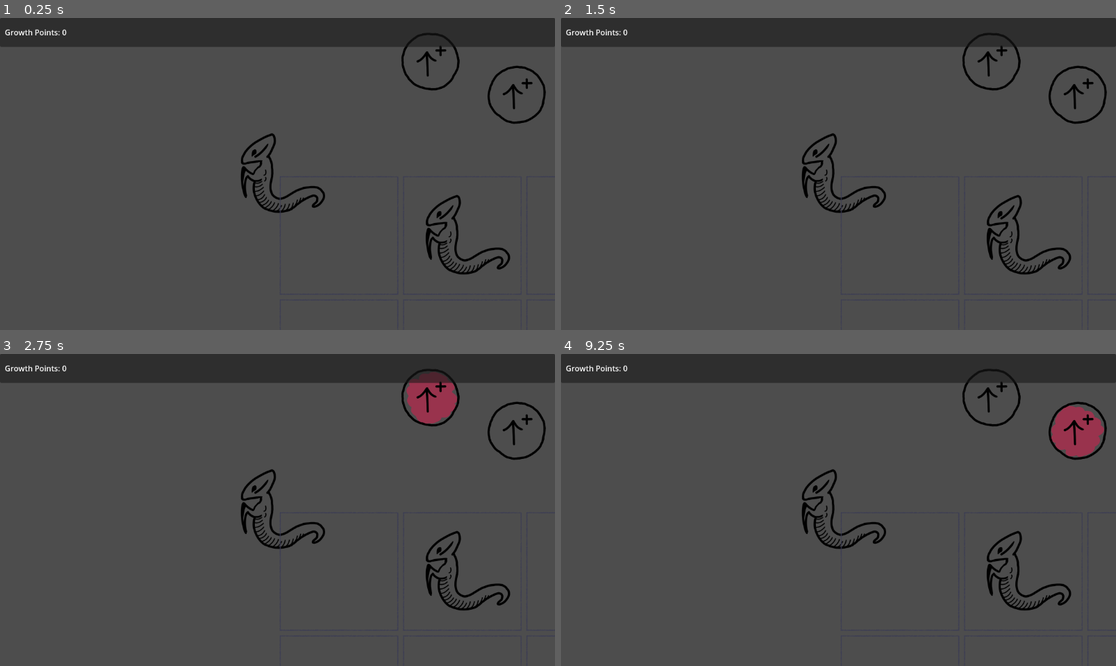
Above: before the commit, frames 1-4 (two rows, left to right).
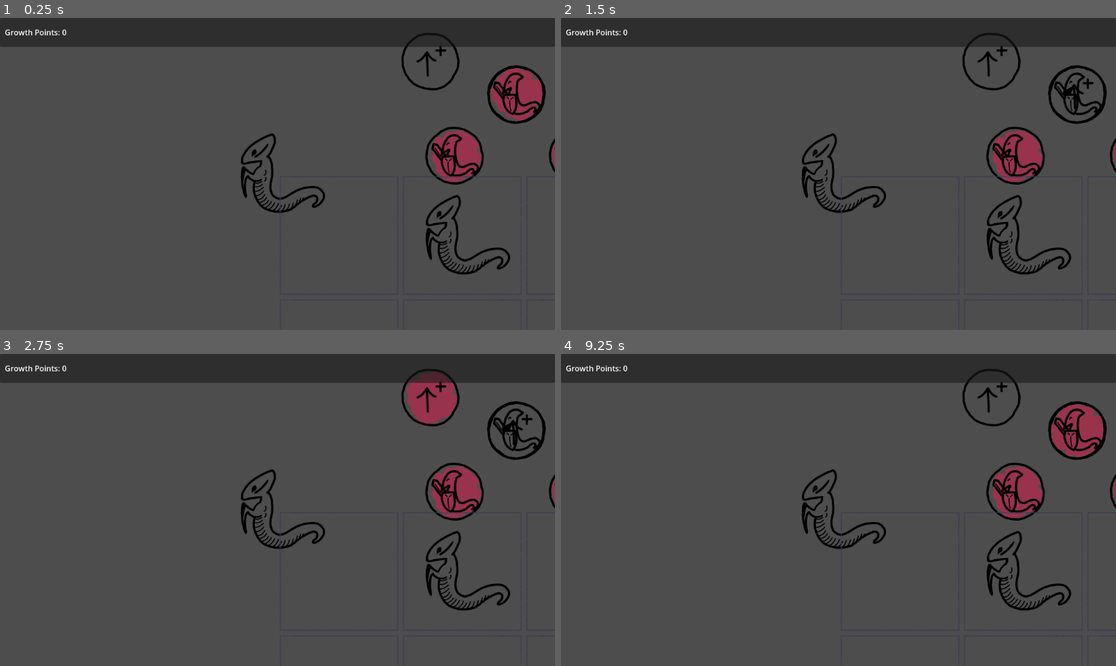
Above: after the commit, the same moments.

Repository: Surreily/slivcremental-mini
Game: Godot game, scene res://scenes/game.tscn
Two runs of this game, one before a commit and one after it. Both use one fixed random seed, a clock stepped at 60 frames per second and the inputs below.
Inputs (mouse positions are in pixels of both pictures, inside the frame that each line leads up to):
- Up to frame 1 (0.25 s): no input
- Up to frame 2 (1.5 s): tap Enter at 0.5 s; drag from (838, 174) to (1077, 96) at 0.52 s; tap Space at 1.25 s; drag from (1077, 96) to (838, 174) at 1.27 s
- Up to frame 3 (2.75 s): tap Enter at 2 s; move the mouse to (432, 397) at 2.02 s; click (432, 397) at 2.17 s
- Up to frame 4 (9.25 s): tap Space at 2.75, 4.25 s; drag from (1021, 572) to (1077, 432) at 2.77 s; tap Enter at 3.5 s; move the mouse to (1005, 556) at 3.52 s; click (1005, 556) at 3.67 s; drag from (672, 463) to (993, 397) at 4.27 s; move the mouse to (866, 510) at 5.02 s; click (866, 510) at 5.17 s; drag from (755, 432) to (899, 572) at 5.77 s; move the mouse to (960, 494) at 6.52 s; click (960, 494) at 6.67 s; drag from (727, 525) to (1021, 572) at 7.27 s; move the mouse to (894, 441) at 8.02 s; click (894, 441) at 8.17 s; drag from (810, 572) to (1077, 432) at 8.77 s

The runs differ from the first frame. In frame 1, 2.7% of the frame differs, in the area x 76-100%, y 15-54%; in frame 2, 1.8%; in frame 3, 1.8%; in frame 4, 2.0%.

Commit message:
Add XML definition for the skill tree, and create importer for it.

Diff:
--- a/scripts/controllers/skill-node-controller.gd
+++ b/scripts/controllers/skill-node-controller.gd
@@ -9,6 +9,9 @@
 @export var costInGrowthPoints: int = 0
 @export var skillTexture: Texture2D = null
 @export var key: String = ""
+
+var title: String
+var description: String
 
 var parent_node: SkillNodeController = null
 var child_node_connections: Array[Line2D] = []
--- /dev/null
+++ b/scripts/data/initialize-skill-tree.gd
@@ -0,0 +1,76 @@
+class_name InitializeSkillTree
+extends RefCounted
+
+var skill_tree_controller: SkillTreeController
+
+func _init(p_skill_tree_controller: SkillTreeController) -> void:
+	skill_tree_controller = p_skill_tree_controller
+
+func initialize() -> void:
+	# Prepare skill node scene.
+	var _skill_node_scene = load("res://scenes/skill-node.tscn")
+
+	var _parser = XMLParser.new()
+	_parser.open("res://data/skills.xml")
+
+	var _depth = 0
+
+	var _current_skill: SkillNodeController
+
+	while _parser.read() != ERR_FILE_EOF:
+
+		if _parser.get_node_type() == XMLParser.NODE_ELEMENT:
+
+			if _parser.get_node_name() == "Skills":
+				if !_parser.is_empty():
+					assert(_depth == 0)
+					_depth = 1
+
+			elif _parser.get_node_name() == "Skill":
+				if !_parser.is_empty():
+					assert(_depth == 1)
+					_depth = 2
+
+				_current_skill = _skill_node_scene.instantiate()
+
+				for i in _parser.get_attribute_count():
+					if _parser.get_attribute_name(i) == "Title":
+						_current_skill.title = _parser.get_attribute_value(i)
+					elif _parser.get_attribute_name(i) == "Description":
+						_current_skill.description = _parser.get_attribute_value(i)
+					elif _parser.get_attribute_name(i) == "X":
+						_current_skill.position.x = _parser.get_attribute_value(i) as float * 128
+					elif _parser.get_attribute_name(i) == "Y":
+						_current_skill.position.y = _parser.get_attribute_value(i) as float * 128
+
+				skill_tree_controller.add_child(_current_skill)
+
+			elif _parser.get_node_name() == "Connections":
+				if !_parser.is_empty():
+					assert(_depth == 2)
+					_depth = 3
+
+			elif _parser.get_node_name() == "Connection":
+				if !_parser.is_empty():
+					assert(_depth == 3)
+					_depth = 4
+
+		elif _parser.get_node_type() == XMLParser.NODE_ELEMENT_END:
+
+			if _parser.get_node_name() == "Skills":
+				assert(_depth == 1)
+				_depth = 0
+
+			elif _parser.get_node_name() == "Skill":
+				assert(_depth == 2)
+				_depth = 1
+
+			elif _parser.get_node_name() == "Connections":
+				assert(_depth == 3)
+				_depth = 2
+
+			elif _parser.get_node_name() == "Connection":
+				assert(_depth == 4)
+				_depth = 3
+
+	assert(_depth == 0)
--- a/scripts/game-manager.gd
+++ b/scripts/game-manager.gd
@@ -14,7 +14,12 @@
 
 	skill_tree_controller.update_from_state()
 
+	_initialize_skill_tree()
 	_test_save_load()
+
+func _initialize_skill_tree() -> void:
+	var initialize_skill_tree = InitializeSkillTree.new(skill_tree_controller)
+	initialize_skill_tree.initialize()
 
 func _test_save_load() -> void:
 
--- a/scripts/grid-array.gd
+++ b/scripts/grid-array.gd
@@ -5,9 +5,9 @@
 var x_size: int
 var y_size: int
 
-func _init(x_size: int, y_size: int):
-	self.x_size = x_size
-	self.y_size = y_size
+func _init(p_x_size: int, p_y_size: int):
+	x_size = p_x_size
+	y_size = p_y_size
 
 	array.clear()
 	array.resize(x_size * y_size)
--- a/scripts/io/json-loader.gd
+++ b/scripts/io/json-loader.gd
@@ -3,8 +3,8 @@
 
 var game_controller: GameManager
 
-func _init(game_controller: GameManager) -> void:
-	self.game_controller = game_controller
+func _init(p_game_controller: GameManager) -> void:
+	self.game_controller = p_game_controller
 
 func load() -> void:
 	# Load the saved data.
--- a/scripts/io/json-saver.gd
+++ b/scripts/io/json-saver.gd
@@ -3,8 +3,8 @@
 
 var game_controller: GameManager
 
-func _init(game_controller: GameManager) -> void:
-	self.game_controller = game_controller
+func _init(p_game_controller: GameManager) -> void:
+	game_controller = p_game_controller
 
 func save() -> void:
 	var dictionary: Dictionary = {
Not shown, added: data/skills.xml
Not shown, added: scripts/data/initialize-skill-tree.gd.uid
Not shown, changed: .gitignore
